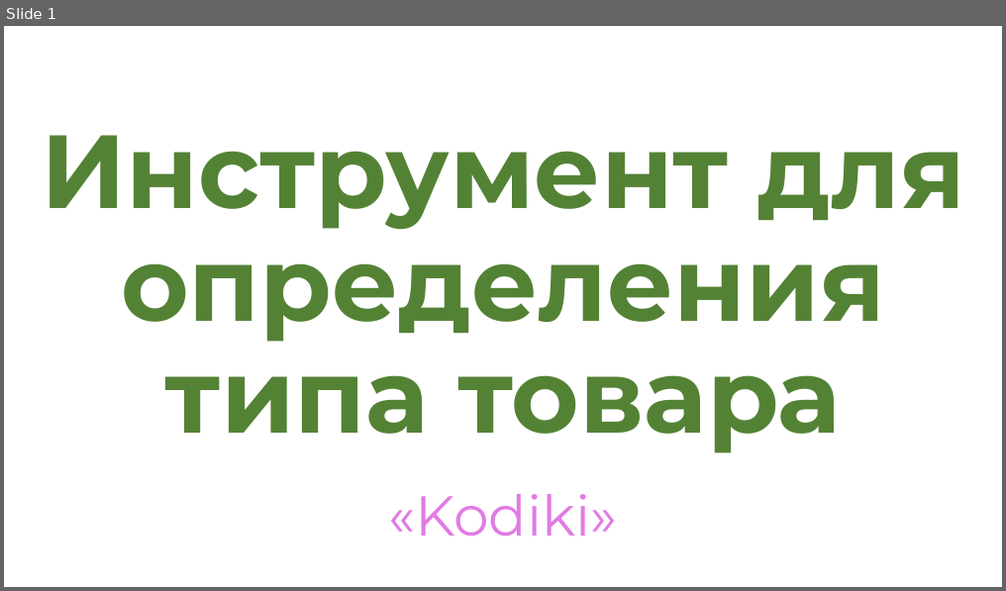
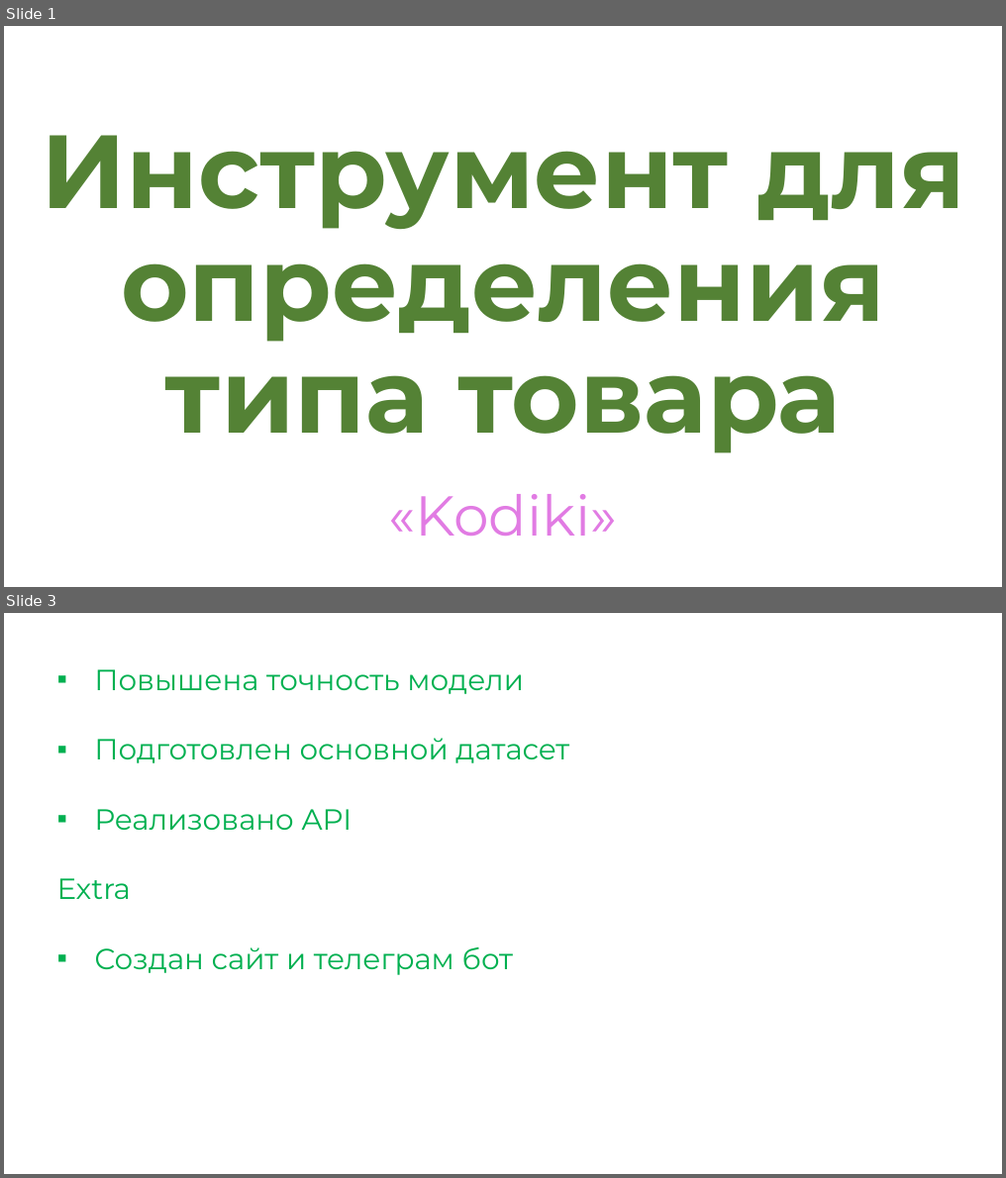
Before and after one commit to TheFlowDEV/cdek_case, a slide deck: Инструмент_для_определения_типа_товара.pptx. Shown one above the other, each under a label of ours: slide 1 before the commit, slides 1 and 3 after it; the slides between them are not shown. The pictures are 1006x591 and 1006x1178 pixels, drawn with LibreOffice and Linux fonts; fonts in the diff are those of the drawing. Boxes give left, top, right and bottom in pixels: in the first picture for what was removed or moved away, otherwise in the second. Text is boxed around its words. In the diff, an @@ line names an element or a change of style, - is before the commit and + after.

```diff
--- a/Инструмент_для_определения_типа_товара.pptx
+++ b/Инструмент_для_определения_типа_товара.pptx
@@ slide 3 added at <box>4,613,1002,1174</box>, background #FFFFFF @@
@@ text added at <box>57,669,569,975</box>, 28 pt, text #00B050 @@
+▪ Повышена точность модели
+▪ Подготовлен основной датасет
+▪ Реализовано API
+Extra
+▪ Создан сайт и телеграм бот
```
Also in this commit, not shown: 1 other slide added, 2 slides removed, 1 other file.
